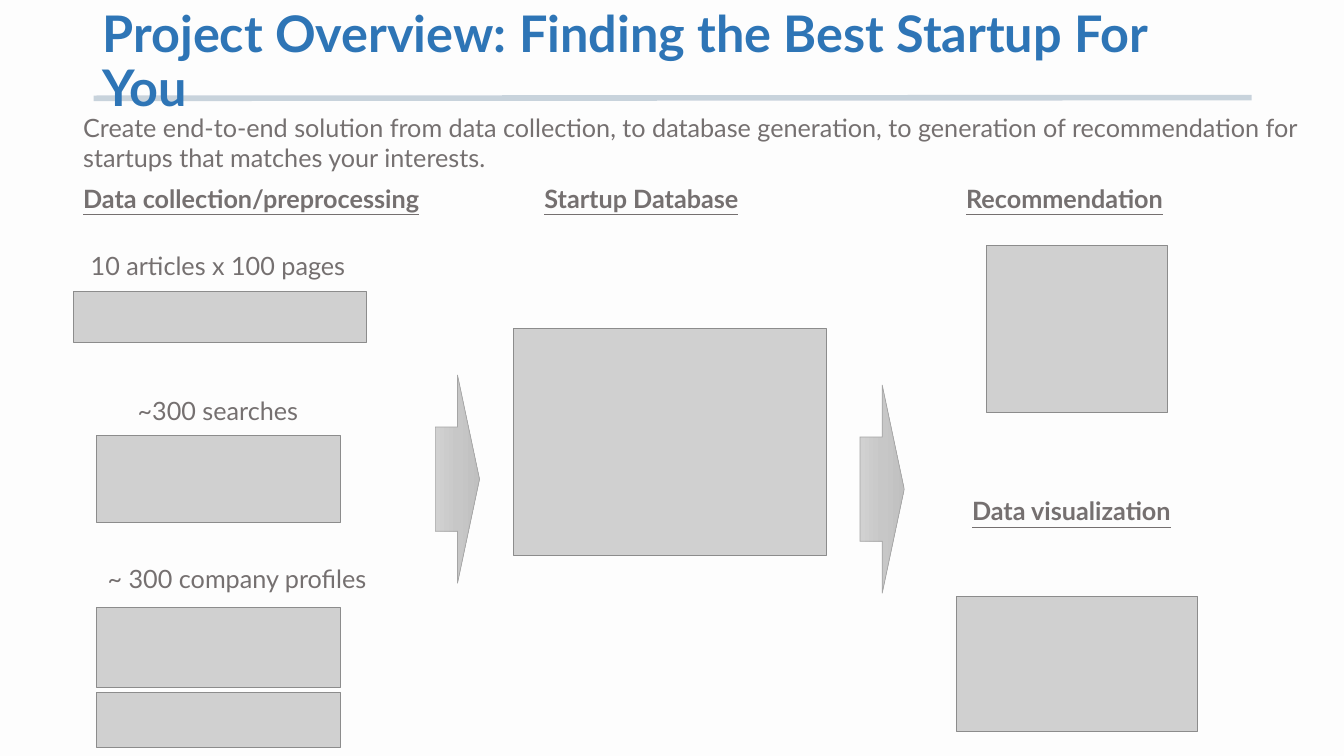
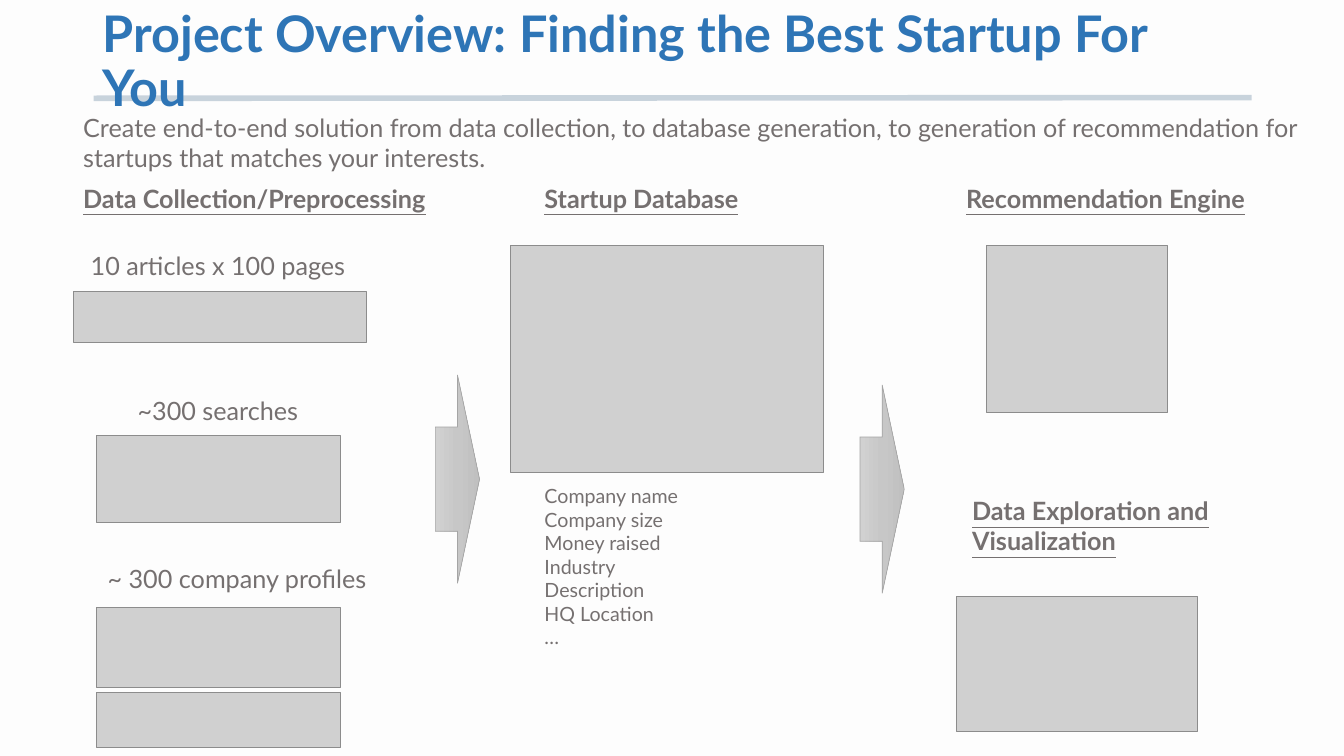
Before and after one commit to K-AlfredIwasaki/job_hunting_made_easy, a slide deck: slide 4 of startup_db_recommendation.pptx. Drawn at 1344x756 pixels with LibreOffice and Linux fonts; fonts in the diff are those of the drawing; grey boxes stand for pictures. Boxes give left, top, right and bottom in pixels: in the first picture for what was removed or moved away, otherwise in the second. Text is boxed around its words. In the diff, an @@ line names an element or a change of style, - is before the commit and + after.

```diff
--- a/startup_db_recommendation.pptx
+++ b/startup_db_recommendation.pptx
@@ text at bbox=[83, 189, 426, 212]: text changed @@
-Data collection/preprocessing
+Data Collection/Preprocessing
@@ text at bbox=[966, 189, 1245, 212]: text changed @@
-Recommendation
+Recommendation Engine
@@ picture: place and size @@
-picture at bbox=[514, 329, 827, 556]
+picture at bbox=[511, 246, 824, 473]
@@ text added at bbox=[544, 489, 678, 624], 14 pt, text #757070 @@
+Company name
+Company size
+Money raised
+Industry
+Description
+HQ Location
+…
@@ text at bbox=[972, 501, 1208, 550]: text changed @@
-Data visualization
+Data Exploration and Visualization
```
Also in this commit, not shown: 10 other slides changed, 4 slides added, 7 slides removed.
